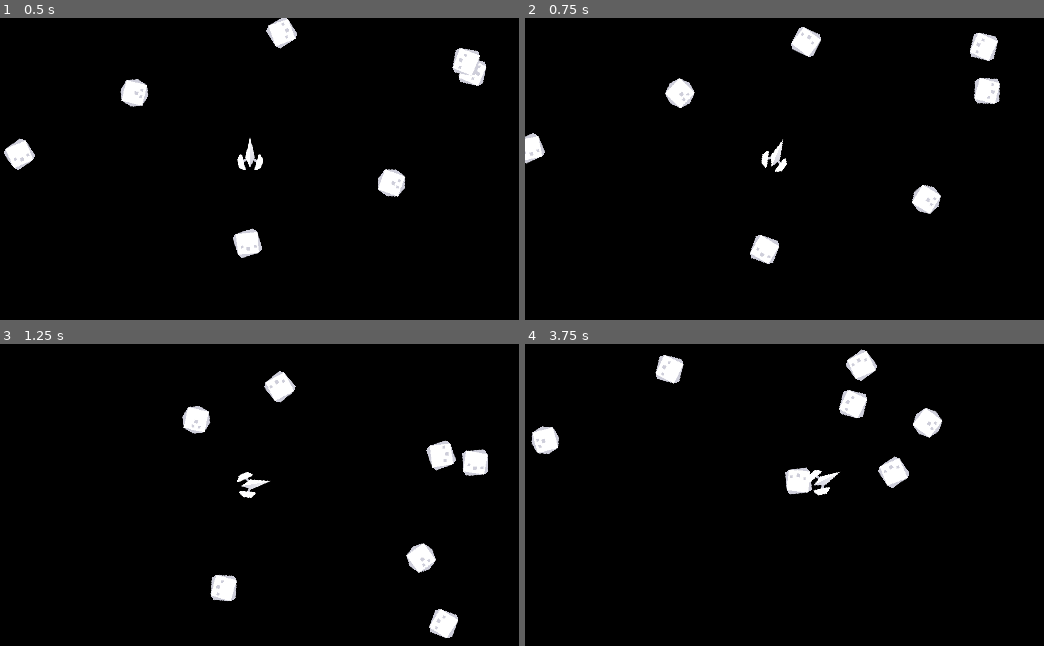
Above: before the commit, frames 1-4 (two rows, left to right).
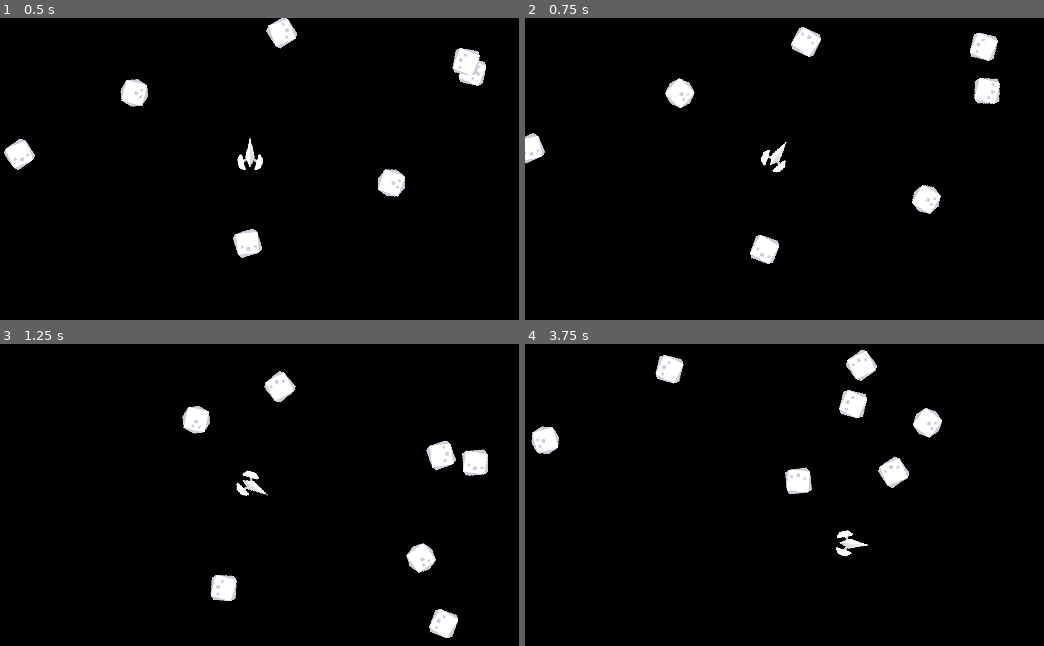
Above: after the commit, the same moments.

Repository: chrissearle/godot_simple_asteroids
Game: Godot game, scene res://World.tscn
Two runs of this game, one before a commit and one after it. Both use one fixed random seed, a clock stepped at 60 frames per second and the inputs below.
Inputs:
- Up to frame 1 (0.5 s): no input
- Up to frame 2 (0.75 s): tap Enter (ui_accept) at 0.5 s; hold Right (ui_right) from 0.53 s (still down); hold Enter (ui_accept) from 0.53 s (still down)
- Up to frame 3 (1.25 s): keep holding Right (ui_right); keep holding Enter (ui_accept)
- Up to frame 4 (3.75 s): release Right (ui_right) at 1.28 s; release Enter (ui_accept) at 1.28 s; hold Left (ui_left) 1.28-2.03 s; tap Enter (ui_accept) at 1.35, 1.52, 1.82, 2.85, 3.02, 3.32 s; hold Right (ui_right) 2.03-2.78 s; hold Enter (ui_accept) 2.03-2.78 s; hold Up (ui_up) 2.78-3.53 s; hold Left (ui_left) from 3.53 s (still down); hold Enter (ui_accept) from 3.53 s (still down)

Frame 1 is identical in both runs. In frame 2, 0.1% of the frame differs, in the area x 45-51%, y 40-52%; in frame 3, 0.3%; in frame 4, 0.5%, in the area x 54-67%, y 41-71%.

Commit message:
Add restart label

Diff:
--- a/Player/Player.gd
+++ b/Player/Player.gd
@@ -1,6 +1,5 @@
 extends Area2D
 
-const rotation_amount = 2
 
 const bullet = preload("res://Player/Bullet.tscn")
 
@@ -8,19 +7,22 @@
 
 signal kill
 
+export var speed_max = 200
+export var rotation_max = 3
+
 func _process(delta):
 
 	var rotate_input = Input.get_axis("ui_left", "ui_right")
 
-	rotation += rotation_amount * rotate_input * delta
+	rotation += rotation_max * rotate_input * delta
 
 	rotation = fmod(rotation, TAU)
 
 	var acceleration = Input.get_action_strength("ui_up")
 
 	if acceleration > 0:
-		var y = -100 * cos(rotation)
-		var x = 100 * sin(rotation)
+		var y = -speed_max * cos(rotation)
+		var x = speed_max * sin(rotation)
 
 		position += Vector2(x, y) * delta
 
--- a/World.gd
+++ b/World.gd
@@ -7,10 +7,11 @@
 onready var player = $Player
 onready var fire_sound_player = $FireSoundPlayer
 onready var kill_sound_player = $KillSoundPlayer
-
-var alive = true
+onready var label_container = $LabelContainer
 
 func _ready():
+	label_container.visible = false
+
 	player.position = size / 2
 
 	randomize()
@@ -21,7 +22,7 @@
 		build_asteroid(true, true, null)
 
 func _process(_delta):
-	if not alive and Input.is_action_pressed("ui_accept"):
+	if label_container.visible and Input.is_action_pressed("ui_accept"):
 		get_tree().reload_current_scene()
 
 func fire_sound():
@@ -29,7 +30,7 @@
 
 func kill_player():
 	kill_sound_player.play()
-	alive = false
+	label_container.visible = true
 	player.queue_free()
 
 func hit(asteroid_area, pos, large):
--- a/World.tscn
+++ b/World.tscn
@@ -1,9 +1,14 @@
-[gd_scene load_steps=5 format=2]
+[gd_scene load_steps=7 format=2]
 
 [ext_resource path="res://Player/Player.tscn" type="PackedScene" id=1]
 [ext_resource path="res://World.gd" type="Script" id=2]
 [ext_resource path="res://Sounds/shoot.wav" type="AudioStream" id=3]
 [ext_resource path="res://Sounds/die.wav" type="AudioStream" id=4]
+[ext_resource path="res://Assets/LaserCorps.otf" type="DynamicFontData" id=5]
+
+[sub_resource type="DynamicFont" id=1]
+size = 60
+font_data = ExtResource( 5 )
 
 [node name="World" type="Node2D"]
 script = ExtResource( 2 )
@@ -17,3 +22,18 @@
 
 [node name="KillSoundPlayer" type="AudioStreamPlayer" parent="."]
 stream = ExtResource( 4 )
+
+[node name="LabelContainer" type="CenterContainer" parent="."]
+visible = false
+margin_right = 1280.0
+margin_bottom = 720.0
+
+[node name="Label" type="Label" parent="LabelContainer"]
+margin_left = 210.0
+margin_top = 329.0
+margin_right = 1069.0
+margin_bottom = 390.0
+custom_fonts/font = SubResource( 1 )
+text = "Press Space to Restart"
+align = 1
+valign = 1
Binary file added: Assets/LaserCorps.otf
